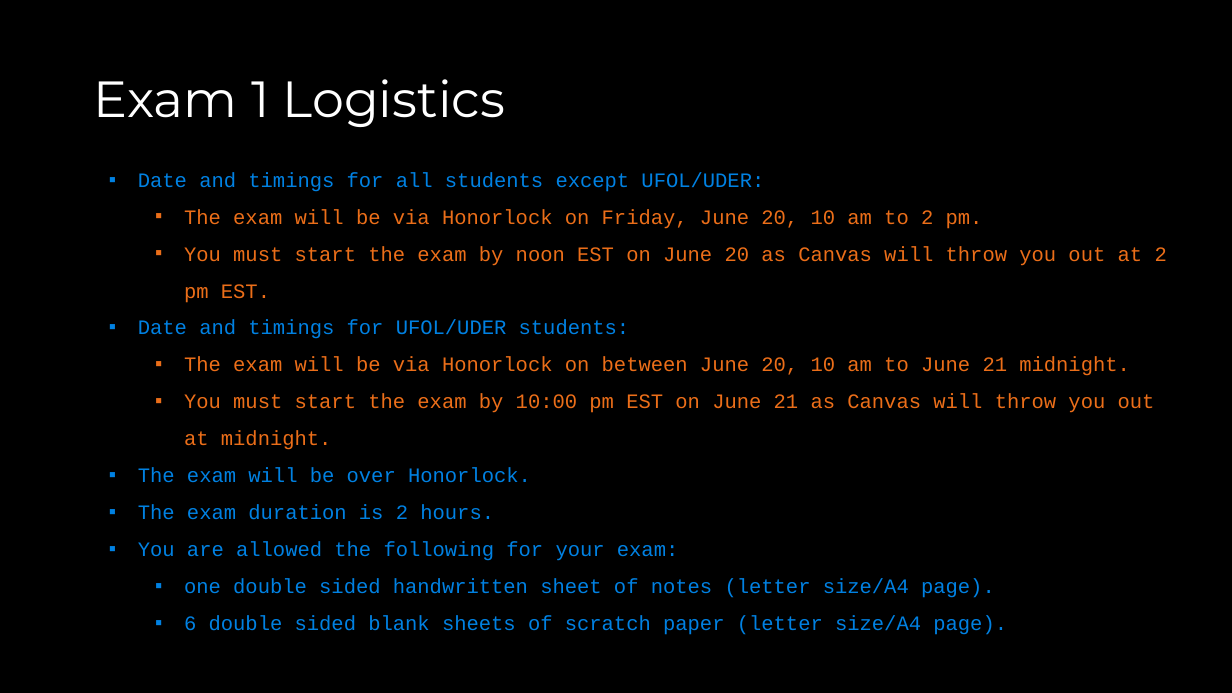
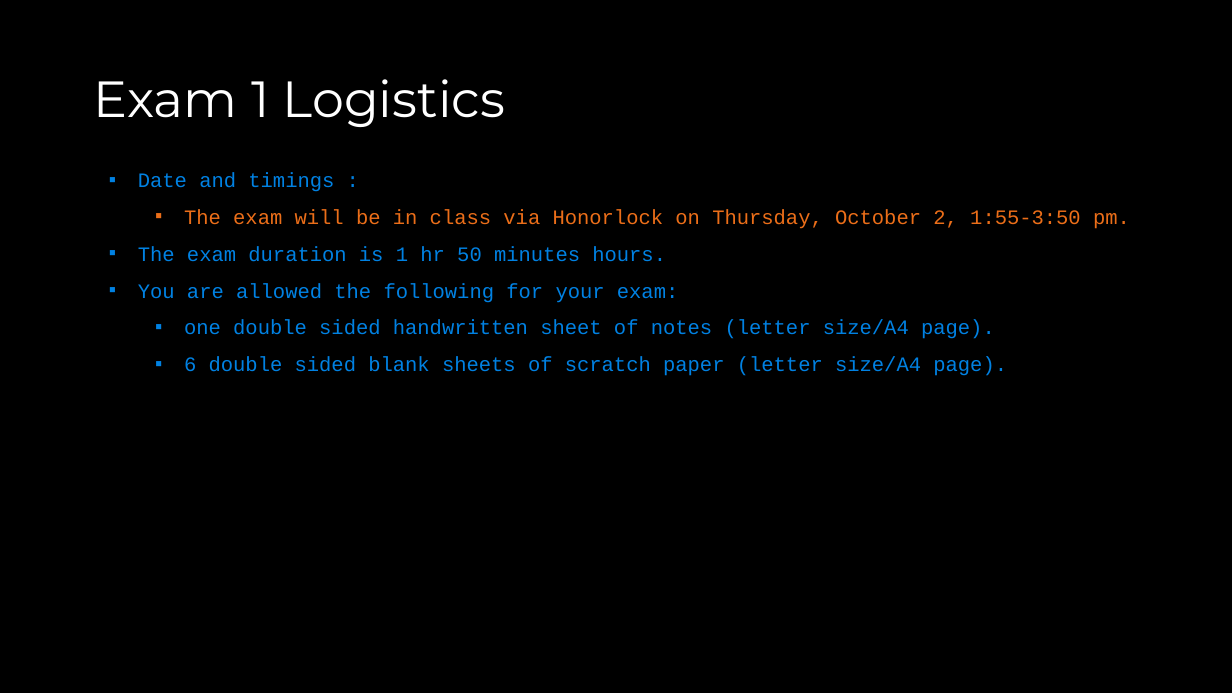
Before and after one commit to COP3530/Instructional-Content, a slide deck: slide 4 of Slides/Slides-PPT/Exam 1 - Review A.pptx. Drawn at 1232x693 pixels with LibreOffice and Linux fonts; fonts in the diff are those of the drawing. Boxes give left, top, right and bottom in pixels: in the first picture for what was removed or moved away, otherwise in the second. Text is boxed around its words. In the diff, an @@ line names an element or a change of style, - is before the commit and + after.

Commit message:
exam review updated

```diff
--- a/Slides/Slides-PPT/Exam 1 - Review A.pptx
+++ b/Slides/Slides-PPT/Exam 1 - Review A.pptx
@@ text at <box>138,172,1130,262</box>: text changed @@
-▪ Date and timings for all students except UFOL/UDER:
-  ▪ The exam will be via Honorlock on Friday, June 20, 10 am to 2 pm.
-  ▪ You must start the exam by noon EST on June 20 as Canvas will throw you out at 2 pm EST.
-▪ Date and timings for UFOL/UDER students:
-  ▪ The exam will be via Honorlock on between June 20, 10 am to June 21 midnight.
-  ▪ You must start the exam by 10:00 pm EST on June 21 as Canvas will throw you out at midnight.
-▪ The exam will be over Honorlock.
-▪ The exam duration is 2 hours.
+▪ Date and timings :
+  ▪ The exam will be in class via Honorlock on Thursday, October 2, 1:55-3:50 pm.
+▪ The exam duration is 1 hr 50 minutes hours.
```
Also in this commit, not shown: 1 other slide changed, 4 slides added, 1 slide removed.
